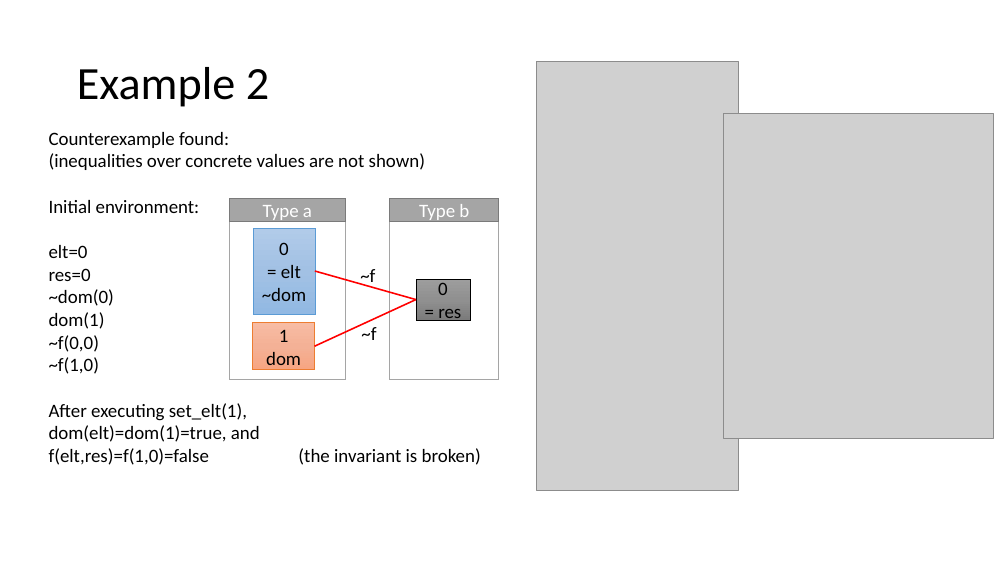
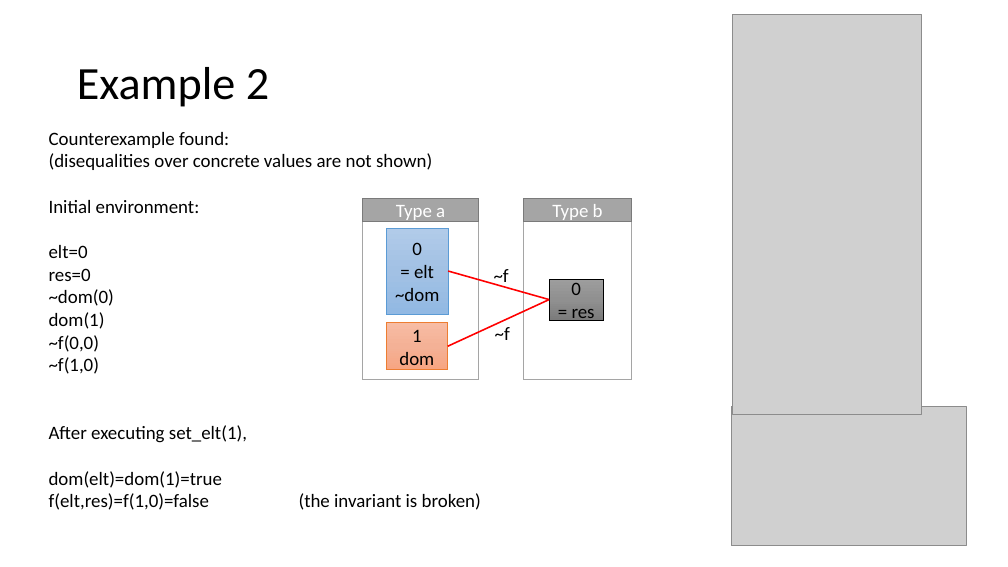
Before and after one commit to tjhance/ivy-research, a slide deck: slide 14 of invariant_synthesis/Invariant Synthesis.pptx. Drawn at 1008x567 pixels with LibreOffice and Linux fonts; fonts in the diff are those of the drawing; grey boxes stand for pictures. Boxes give left, top, right and bottom in pixels: in the first picture for what was removed or moved away, otherwise in the second. Text is boxed around its words. In the diff, an @@ line names an element or a change of style, - is before the commit and + after.

```diff
--- a/invariant_synthesis/Invariant Synthesis.pptx
+++ b/invariant_synthesis/Invariant Synthesis.pptx
@@ picture: place and size @@
-picture at (537, 62, 740, 491)
+picture at (733, 14, 922, 414)
@@ picture removed at (723, 113, 994, 438) @@
@@ text at (49, 153, 432, 170): text changed @@
-(inequalities over concrete values are not shown)
+(disequalities over concrete values are not shown)
@@ 7 rectangles, 2 texts, 2 lines: place and size @@
-7 rectangles, 2 texts, 2 lines at (229, 198, 499, 380)
+7 rectangles, 2 texts, 2 lines at (362, 198, 632, 380)
@@ picture added at (731, 407, 966, 546) @@
@@ text at (49, 425, 247, 488): text changed @@
-After executing set_elt(1),
-dom(elt)=dom(1)=true, and
+After executing set_elt(1),
+dom(elt)=dom(1)=true
```
Also in this commit, not shown: 10 other slides changed, 13 slides added, 1 slide removed, 1 other file.
